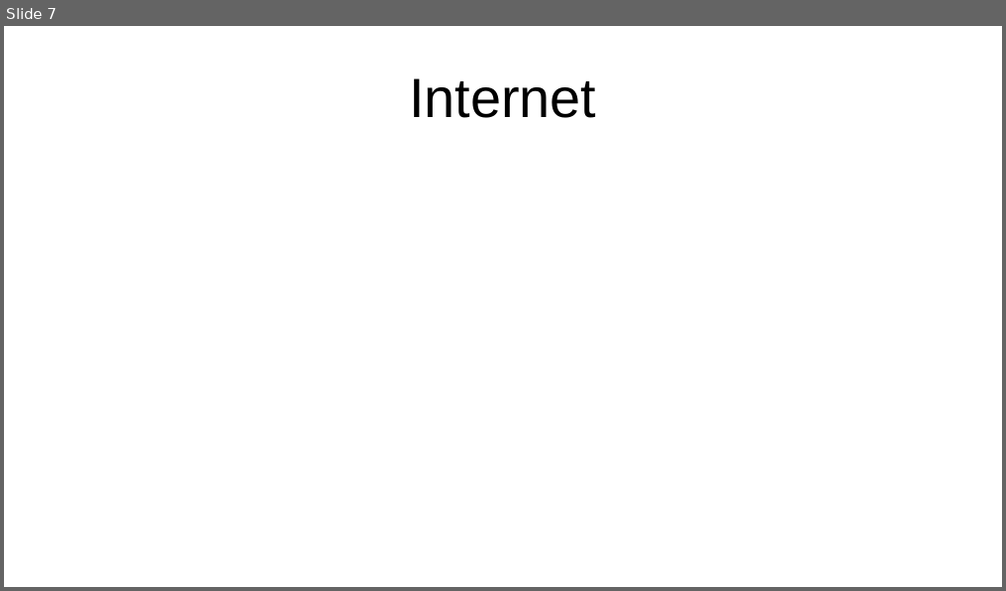
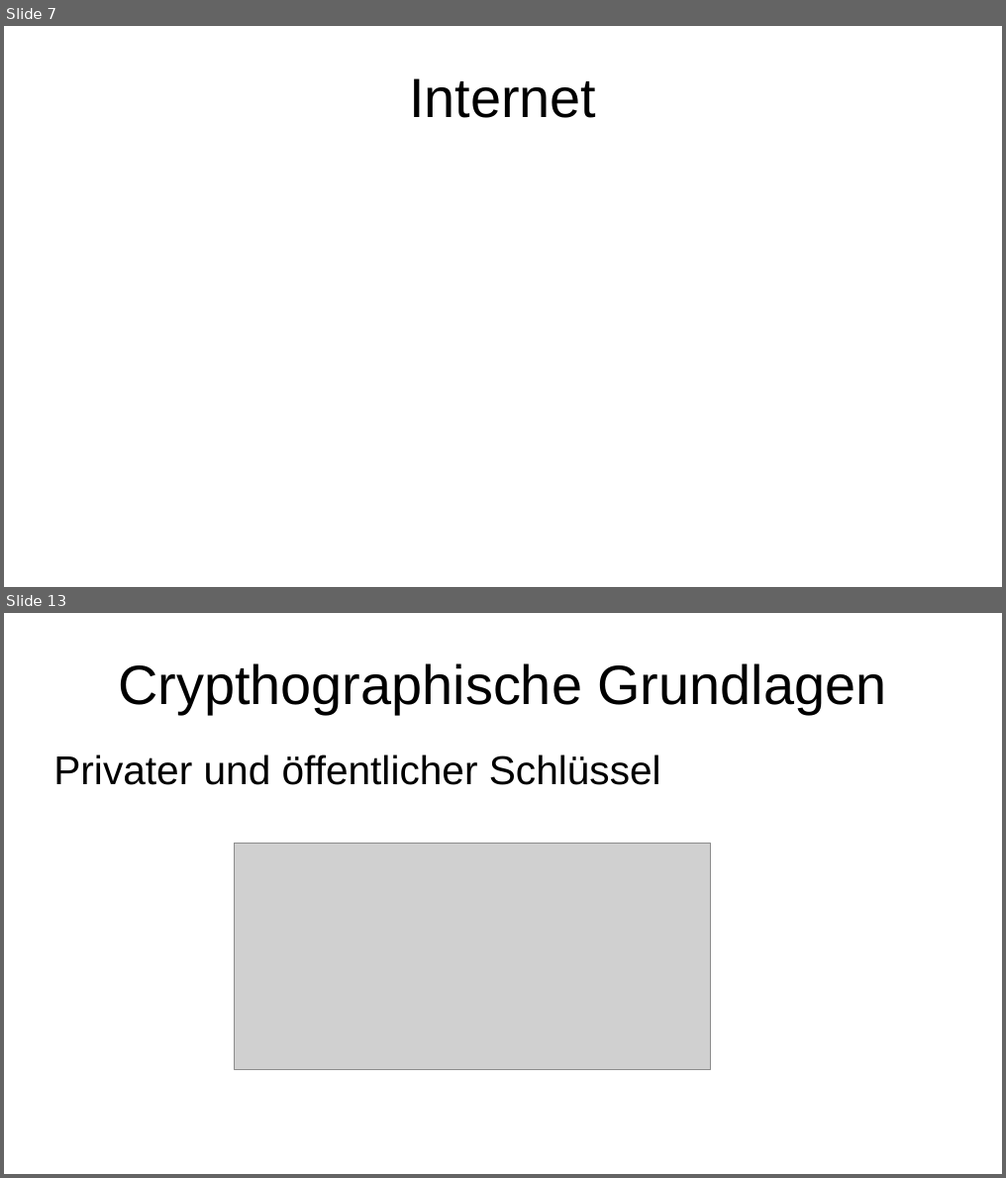
Before and after one commit to binary-bugs/mailVerschluesselung, a slide deck: präsi e-mail verschlüsselung.odp. Shown one above the other, each under a label of ours: slide 7 before the commit, slides 7 and 13 after it; the slides between them are not shown. The pictures are 1006x591 and 1006x1178 pixels, drawn with LibreOffice and Linux fonts; fonts in the diff are those of the drawing; grey boxes stand for pictures. Boxes give left, top, right and bottom in pixels: in the first picture for what was removed or moved away, otherwise in the second. Text is boxed around its words. In the diff, an @@ line names an element or a change of style, - is before the commit and + after.

```diff
--- a/präsi e-mail verschlüsselung.odp
+++ b/präsi e-mail verschlüsselung.odp
@@ slide 13 added at bbox=[4, 613, 1002, 1174], background #FFFFFF @@
@@ title added at bbox=[118, 663, 887, 714], 44 pt, text #000000 @@
+Crypthographische Grundlagen
@@ text added at bbox=[54, 755, 661, 785], 32 pt, text #000000 @@
+Privater und öffentlicher Schlüssel
@@ picture added at bbox=[235, 844, 711, 1070] @@
```
Also in this commit, not shown: 3 slides changed, 10 other slides added, 1 slide removed.
